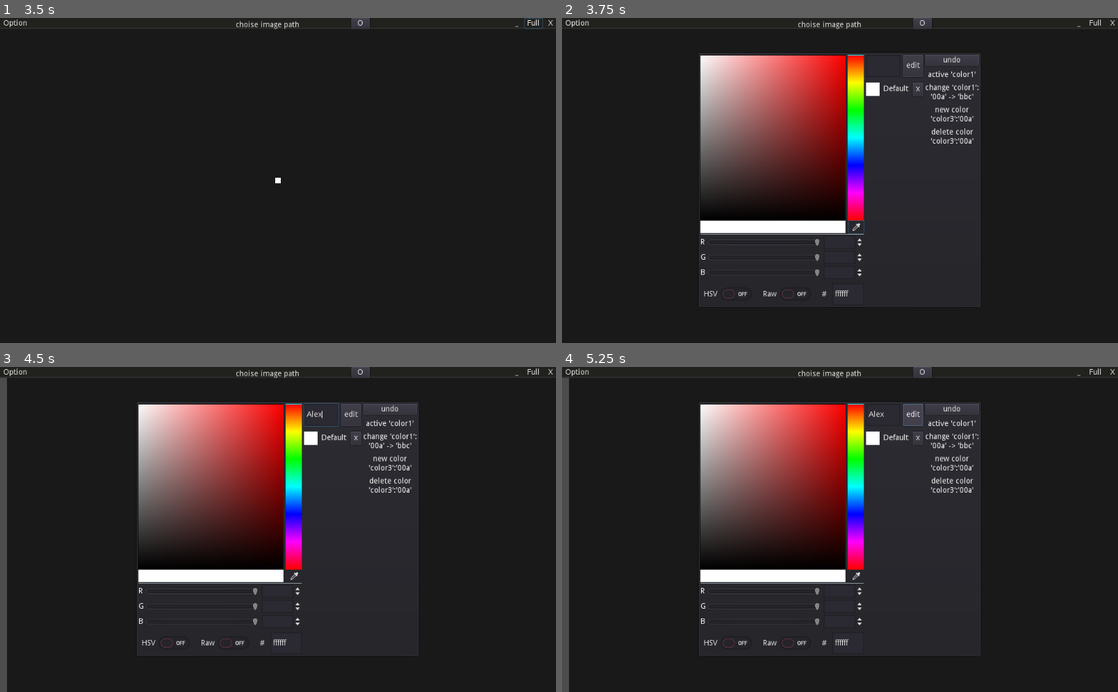
Above: before the commit, frames 1-4 (two rows, left to right).
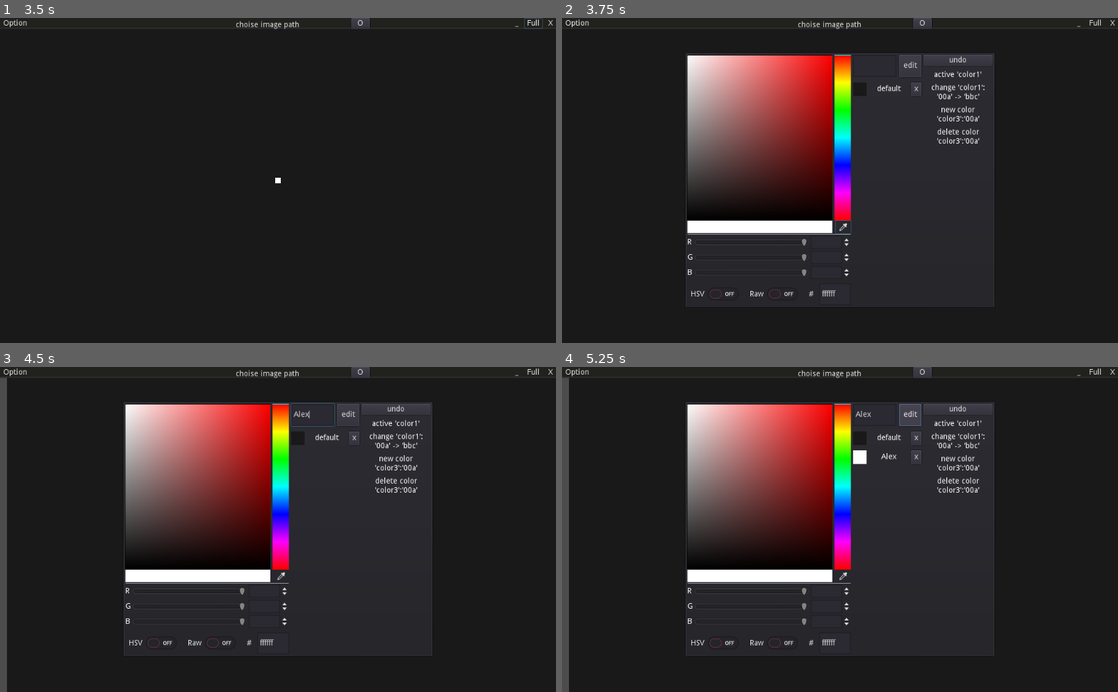
Above: after the commit, the same moments.

Repository: hpn33/manga-reader-by-godot-
Game: Godot game, scene res://scene/Main.tscn
Two runs of this game, one before a commit and one after it. Both use one fixed random seed, a clock stepped at 60 frames per second and the inputs below.
Inputs (mouse positions are in pixels of both pictures, inside the frame that each line leads up to):
- Up to frame 1 (3.5 s): click "choise image path" at 0.5 s; click "O" at 1.25 s; click "_" at 2 s; click "Full" at 2.75 s
- Up to frame 2 (3.75 s): click "Option" at 3.5 s
- Up to frame 3 (4.5 s): click (322, 415) at 4.27 s; type "Alex" at 4.35 s
- Up to frame 4 (5.25 s): click "edit" at 5 s

Frame 1 is identical in both runs. In frame 2, 5.7% of the frame differs, in the area x 22-78%, y 10-89%; in frame 3, 5.8%; in frame 4, 5.9%.
Error in both runs: Trying to assign value of type 'MenuButton' to a variable of type 'Label'. (res://scene/ui/TitleBar/TitleBar.gd:3)

Commit message:
fix no.1
delete color
update config for default set
delete veiw model

Diff:
--- a/autoload/config.gd
+++ b/autoload/config.gd
@@ -8,6 +8,7 @@
 var _path := 'user://config.cfg'
 
 var _default := {
+	current_color = '',
 	colors = [
 		['default', '1a1a1a'],
 	],
@@ -55,8 +56,8 @@
 func load(): cf.load(_path)
 
 
-func get_data(key):
-	return cf.get_value(root_section, key, [])
+func get_data(key, default = null):
+	return cf.get_value(root_section, key, default)
 
 
 func set_data(key, value):
--- a/object/ColorPicker/ColorHolder/ColorHolder.gd
+++ b/object/ColorPicker/ColorHolder/ColorHolder.gd
@@ -1,22 +1,32 @@
 extends Control
 
-onready var color_view = $hBox/Color
+signal delete
+
+onready var color_view = $hBox/CenterContainer/Color
 onready var label = $hBox/Label
 
-func set_(color):
-	set_title(color[0])
-	set_color(color[1])
+func set_(color_title: String, color_code:String):
+	set_title(color_title)
+	set_color(color_code)
 
 
-var title := 'title' setget set_title, get_title
+var title setget set_title, get_title
 
 func set_title(_title: String):
-	title = _title
 	label.text = _title
 
 func get_title():
 	return label.text
 
 
+var color_code setget set_color, get_colour
+
 func set_color(color_code:String):
 	color_view.color = Color('#' + color_code)
+
+func get_colour():
+	return color_view.color.to_html()
+
+
+func _on_Delete_pressed() -> void:
+	emit_signal("delete")
--- a/object/ColorPicker/ColorHolder/ColorHolder.tscn
+++ b/object/ColorPicker/ColorHolder/ColorHolder.tscn
@@ -48,3 +48,4 @@
 margin_right = 245.0
 margin_bottom = 25.0
 text = "x"
+[connection signal="pressed" from="hBox/Delete" to="." method="_on_Delete_pressed"]
--- a/object/ColorPicker/ColorList.gd
+++ b/object/ColorPicker/ColorList.gd
@@ -1,28 +1,27 @@
-extends MarginContainer
+extends VBoxContainer
 class_name ColorList
 
 
 onready var color_holder = preload("res://object/ColorPicker/ColorHolder/ColorHolder.tscn")
 
-onready var list := $vBox
-
 
 func _ready() -> void:
-	re_add(owner.colors)
+	re_add()
 
 
 func clear():
-	for i in list.get_child_count():
-		list.remove_child(list.get_child(0))
+	for i in get_child_count():
+		remove_child(get_child(0))
 
 
 func add(color):
 	var new :Button= color_holder.instance()
 
-	list.add_child(new)
+	add_child(new)
 
-	new.set_(color)
-	new.connect("pressed", self, '_holder_pressed', [new, color])
+	new.set_(color[0], color[1])
+	new.connect("pressed", self, '_holder_pressed', [color])
+	new.connect("delete", self, '_delete_button', [new])
 
 
 func add_by_array(colors: Array):
@@ -30,18 +29,31 @@
 		add(color)
 
 
-func up_item(title, color_code):
-	for i in list.get_child_count():
-		var child = list.get_child(i)
+func update_item(title, color_code):
+	for i in get_child_count():
+		var child = get_child(i)
 		if title == child.title:
 			child.set_color(color_code)
 			break
 
 
-func _holder_pressed(holder, color):
-	owner.set_color(color)
+func _holder_pressed(color):
+	share.set_value('background_color', color[1])
 
 
-func re_add(colors: Array):
+func _delete_button(target):
+	for i in owner.colors.size():
+		var color = owner.colors[i]
+		if color[0] == target.title:
+			owner.colors.remove(i)
+			break
+
+	config.set_data('colors', owner.colors)
+	config.save()
+
+	re_add()
+
+
+func re_add(colors: Array = owner.colors):
 	clear()
 	add_by_array(colors)
--- a/object/ColorPicker/ColorPicker.gd
+++ b/object/ColorPicker/ColorPicker.gd
@@ -2,9 +2,36 @@
 
 signal color_changed(color)
 
-onready var color_list :ColorList= $HBoxContainer/ColorList
-onready var color_picker = $HBoxContainer/VBoxContainer/ColorPicker
-onready var title = $HBoxContainer/VBoxContainer/HBoxContainer/Title
+onready var color_picker :ColorPicker= $HBoxContainer/ColorPicker
+
+onready var color_list :ColorList= $HBoxContainer/Colors/List
+onready var color_title :LineEdit= $HBoxContainer/Colors/Edit/Title
+onready var color_edit :Button= $HBoxContainer/Colors/Edit/Btn
+
+onready var action_list :VBoxContainer= $HBoxContainer/Actions/List
+onready var action_undo :Button= $HBoxContainer/Actions/Undo
+
+
+
+
+
+var color_name := '' setget set_color_name, get_color_name
+
+func set_color_name(value: String) -> void:
+	color_title.text = value
+
+func get_color_name():
+	return color_title.text
+
+
+
+var color_code := '' setget set_color_code, get_color_code
+
+func set_color_code(value):
+	color_picker.color = Color('#' + value)
+
+func get_color_code():
+	return color_picker.color.to_html()
 
 
 var colors := []
@@ -14,35 +41,29 @@
 	share.add_hook('colors', self, '_colors_changed')
 
 
-func _on_ColorPicker_color_changed(color: Color) -> void:
-	emit_signal("color_changed", color)
-
 
 func set_color(_color):
-	title.text = _color[0]
-
-	var color = Color('#' + _color[1])
-	color_picker.color = color
-	emit_signal("color_changed", color)
+	self.color_name = _color[0]
+	self.color_code = _color[1]
 
 
 func _on_Edit_pressed() -> void:
 	var done = false
 
-	var tit = title.text
-	var color = color_picker.color.to_html()
+	var title = self.color_name
+	var code = self.color_code
 
 	for i in colors.size():
-		if colors[i][0] == tit:
-			colors[i][1] = color
+		if colors[i][0] == title:
+			colors[i][1] = code
 			done = true
 			# update color
-			color_list.up_item(tit, color)
+			color_list.update_item(title, code)
 			break
 
 	if not done:
 		# set new color
-		var new_color = [tit, color]
+		var new_color = [title, code]
 		colors.append(new_color)
 		color_list.add(new_color)
 
@@ -53,3 +74,21 @@
 func _colors_changed(value):
 	colors = value
 	color_list.re_add(colors)
+
+
+func active_color():
+	pass
+
+func delete_color(color_name: String):
+	pass
+
+#func update_color(color_name: String, new_color_code: String):
+#	pass
+
+func create_color(color_name: String, color_code: String):
+	pass
+
+
+
+func _on_ColorPicker_color_changed(color: Color) -> void:
+	share.set_value('background_color', color.to_html())
--- a/object/ColorPicker/ColorPicker.tscn
+++ b/object/ColorPicker/ColorPicker.tscn
@@ -1,12 +1,13 @@
-[gd_scene load_steps=3 format=2]
+[gd_scene load_steps=4 format=2]
 
 [ext_resource path="res://object/ColorPicker/ColorHolder/ColorHolder.tscn" type="PackedScene" id=1]
 [ext_resource path="res://object/ColorPicker/ColorPicker.gd" type="Script" id=2]
+[ext_resource path="res://object/ColorPicker/ColorList.gd" type="Script" id=3]
 
 [node name="ColorPicker" type="PopupPanel"]
-visible = true
-margin_right = 715.0
+margin_right = 563.0
 margin_bottom = 470.0
+rect_min_size = Vector2( 570, 470 )
 script = ExtResource( 2 )
 __meta__ = {
 "_edit_use_anchors_": false
@@ -24,8 +25,10 @@
 }
 
 [node name="ColorPicker" type="ColorPicker" parent="HBoxContainer"]
-margin_right = 308.0
-margin_bottom = 462.0
+margin_left = 4.0
+margin_top = 4.0
+margin_right = 4.0
+margin_bottom = 4.0
 size_flags_horizontal = 3
 edit_alpha = false
 presets_enabled = false
@@ -36,8 +39,8 @@
 
 [node name="Colors" type="VBoxContainer" parent="HBoxContainer"]
 margin_left = 312.0
-margin_right = 507.0
-margin_bottom = 462.0
+margin_right = 439.0
+margin_bottom = 470.0
 size_flags_horizontal = 3
 custom_constants/separation = 10
 __meta__ = {
@@ -45,60 +48,61 @@
 }
 
 [node name="Edit" type="HBoxContainer" parent="HBoxContainer/Colors"]
-margin_right = 195.0
+margin_right = 127.0
 margin_bottom = 41.0
 size_flags_vertical = 3
 custom_constants/separation = 5
 
 [node name="Title" type="LineEdit" parent="HBoxContainer/Colors/Edit"]
-margin_right = 126.0
+margin_right = 81.0
 margin_bottom = 41.0
 size_flags_horizontal = 3
 size_flags_stretch_ratio = 2.0
 
 [node name="Btn" type="Button" parent="HBoxContainer/Colors/Edit"]
-margin_left = 131.0
-margin_right = 195.0
+margin_left = 86.0
+margin_right = 127.0
 margin_bottom = 41.0
 size_flags_horizontal = 3
 text = "edit"
 
-[node name="vBox" type="VBoxContainer" parent="HBoxContainer/Colors"]
+[node name="List" type="VBoxContainer" parent="HBoxContainer/Colors"]
 margin_top = 51.0
-margin_right = 195.0
-margin_bottom = 462.0
+margin_right = 127.0
+margin_bottom = 470.0
 size_flags_vertical = 3
 size_flags_stretch_ratio = 10.0
 custom_constants/separation = 10
+script = ExtResource( 3 )
 __meta__ = {
 "_edit_use_anchors_": false
 }
 
-[node name="ColorHolder" parent="HBoxContainer/Colors/vBox" instance=ExtResource( 1 )]
+[node name="ColorHolder" parent="HBoxContainer/Colors/List" instance=ExtResource( 1 )]
 anchor_right = 0.0
 anchor_bottom = 0.0
-margin_right = 195.0
+margin_right = 127.0
 margin_bottom = 25.0
 
 [node name="Actions" type="VBoxContainer" parent="HBoxContainer"]
-margin_left = 511.0
-margin_right = 707.0
-margin_bottom = 462.0
+margin_left = 443.0
+margin_right = 570.0
+margin_bottom = 470.0
 size_flags_horizontal = 3
 custom_constants/separation = 10
 __meta__ = {
 "_edit_use_anchors_": false
 }
 
-[node name="undo" type="Button" parent="HBoxContainer/Actions"]
-margin_right = 196.0
+[node name="Undo" type="Button" parent="HBoxContainer/Actions"]
+margin_right = 127.0
 margin_bottom = 20.0
 text = "undo"
 
-[node name="list" type="VBoxContainer" parent="HBoxContainer/Actions"]
+[node name="List" type="VBoxContainer" parent="HBoxContainer/Actions"]
 margin_top = 30.0
-margin_right = 196.0
-margin_bottom = 462.0
+margin_right = 127.0
+margin_bottom = 470.0
 size_flags_horizontal = 3
 size_flags_vertical = 3
 custom_constants/separation = 10
@@ -106,17 +110,17 @@
 "_edit_use_anchors_": false
 }
 
-[node name="Label" type="Label" parent="HBoxContainer/Actions/list"]
-margin_right = 196.0
+[node name="Label" type="Label" parent="HBoxContainer/Actions/List"]
+margin_right = 127.0
 margin_bottom = 14.0
 size_flags_horizontal = 3
 text = "active 'color1'"
 align = 1
 valign = 1
 
-[node name="Label2" type="Label" parent="HBoxContainer/Actions/list"]
+[node name="Label2" type="Label" parent="HBoxContainer/Actions/List"]
 margin_top = 24.0
-margin_right = 196.0
+margin_right = 127.0
 margin_bottom = 55.0
 size_flags_horizontal = 3
 text = "change 'color1':
@@ -124,9 +128,9 @@
 align = 1
 valign = 1
 
-[node name="Label3" type="Label" parent="HBoxContainer/Actions/list"]
+[node name="Label3" type="Label" parent="HBoxContainer/Actions/List"]
 margin_top = 65.0
-margin_right = 196.0
+margin_right = 127.0
 margin_bottom = 96.0
 size_flags_horizontal = 3
 text = "new color
@@ -134,9 +138,9 @@
 align = 1
 valign = 1
 
-[node name="Label4" type="Label" parent="HBoxContainer/Actions/list"]
+[node name="Label4" type="Label" parent="HBoxContainer/Actions/List"]
 margin_top = 106.0
-margin_right = 196.0
+margin_right = 127.0
 margin_bottom = 137.0
 size_flags_horizontal = 3
 text = "delete color
--- /dev/null
+++ b/object/ColorPicker/ViewModel.gd
@@ -0,0 +1 @@
+extends Control
--- a/project.godot
+++ b/project.godot
@@ -14,7 +14,7 @@
 "language": "GDScript",
 "path": "res://object/Box2D/Box2D.gd"
 }, {
-"base": "MarginContainer",
+"base": "VBoxContainer",
 "class": "ColorList",
 "language": "GDScript",
 "path": "res://object/ColorPicker/ColorList.gd"
--- a/scene/Main.gd
+++ b/scene/Main.gd
@@ -9,9 +9,11 @@
 
 func _ready() -> void:
 	config.init()
+#	config.rebuild()
 	config.load()
 
 	share.set_value('target_dir', 'choise image folder')
+	share.set_value('background_color', config.get_data('current_color'))
 	share.set_value('colors', config.get_data('colors'))
 	share.set_value('recents', config.get_data('recents'))
 
--- a/scene/Main.tscn
+++ b/scene/Main.tscn
@@ -257,7 +257,6 @@
 }
 
 [node name="ColorPicker" parent="UI/PopMenu" instance=ExtResource( 13 )]
-visible = true
 margin_left = -458.191
 margin_top = 22.6578
 margin_right = -23.1912
--- a/scene/background.gd
+++ b/scene/background.gd
@@ -1,6 +1,16 @@
 extends Sprite
+
+
+func _ready() -> void:
+	share.add_hook('background_color', self, '_background_color_changed')
 
 
 func fix_by_camera(camera):
 	position = camera.position
 	scale = get_viewport_rect().size * camera.zoom
+
+
+func _background_color_changed(color_code):
+	print(color_code)
+	if color_code:
+		modulate = Color('#' + color_code)
